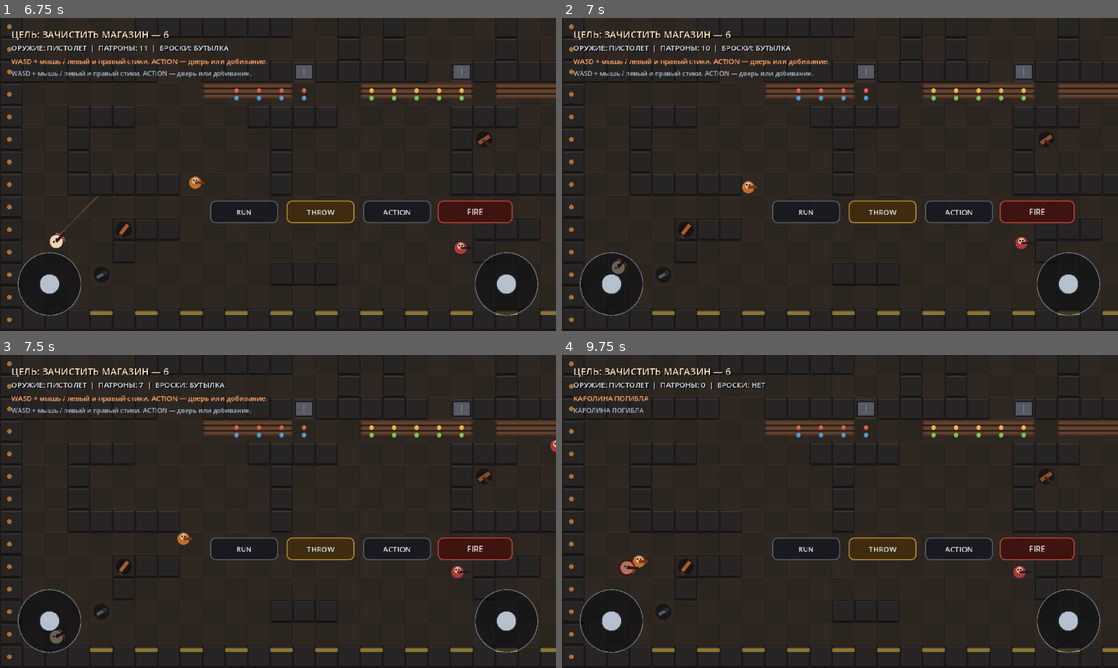
Above: before the commit, frames 1-4 (two rows, left to right).
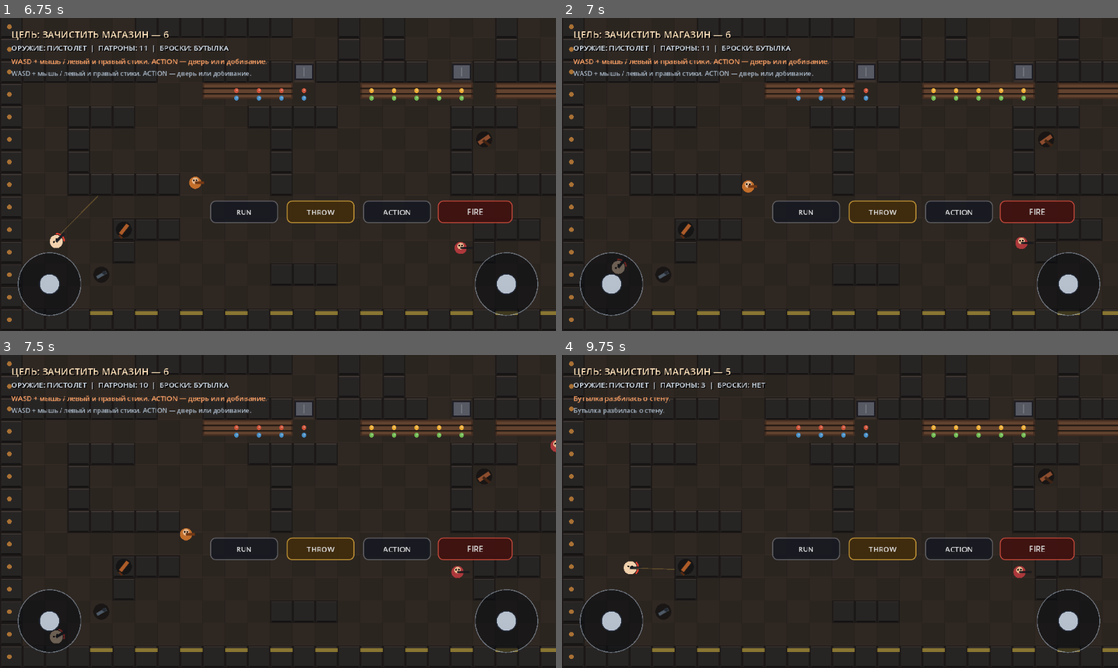
Above: after the commit, the same moments.

Repository: masterofmagic234/Arkon
Game: Godot game, scene res://scenes/level3_store.tscn
Same seed, same stepped clock (60 frames per second), same inputs: the game is played once before the commit and once after it.
Inputs (mouse positions are in pixels of both pictures, inside the frame that each line leads up to):
- Up to frame 1 (6.75 s): click "FIRE" at 0.5 s; click "ACTION" at 1.25 s; click "THROW" at 2 s; click "RUN" at 2.75 s; tap Enter at 3.5, 6.5, 6.6 s; drag from (50, 284) to (122, 230) at 3.52 s; drag from (505, 284) to (122, 230) at 4.27 s; move the mouse to (111, 127) at 5.02 s; hold A (l3_move_left) 5.03-5.75 s; hold Q 5.03-5.75 s; click (111, 127) at 5.17 s; tap Space at 5.75 s; drag from (305, 174) to (483, 140) at 5.77 s; move the mouse to (194, 96) at 6.52 s; hold S (l3_move_down) from 6.53 s (still down); click (194, 96) at 6.67 s
- Up to frame 2 (7 s): keep holding S (l3_move_down); tap Space at 6.77 s
- Up to frame 3 (7.5 s): release S (l3_move_down) at 7.25 s; drag from (400, 495) to (194, 433) at 7.27 s
- Up to frame 4 (9.75 s): move the mouse to (728, 527) at 8.02 s; hold W (l3_move_up) 8.03-8.75 s; hold Q 8.03-8.75 s; click (728, 527) at 8.17 s; drag from (895, 442) to (728, 527) at 8.77 s; tap Space at 9.5 s; move the mouse to (812, 574) at 9.52 s; hold D (l3_move_right) from 9.53 s (still down); tap Enter at 9.6 s; click (812, 574) at 9.67 s

Frame 1 is identical in both runs. In frame 2, less than 0.1% of the frame differs, in the area x 25-36%, y 8-56%; in frame 3, 0.3%; in frame 4, 0.6%, in the area x 2-31%, y 4-71%.

Commit message:
fix: stop desktop mouse firing from latching on

Diff:
--- a/scripts/level3_store.gd
+++ b/scripts/level3_store.gd
@@ -27,6 +27,7 @@
 var _mobile_move: Vector2 = Vector2.ZERO
 var _mobile_aim: Vector2 = Vector2.ZERO
 var _fire_held: bool = false
+var _mouse_fire_held: bool = false
 var _sprint_held: bool = false
 var _pending_action: bool = false
 var _pending_throw: bool = false
@@ -97,8 +98,7 @@
     var movement := _get_move_input()
     var aim := _get_aim_input()
 
-    var keyboard_fire := Input.is_mouse_button_pressed(MOUSE_BUTTON_LEFT)
-    _fire_held = _fire_held or keyboard_fire
+    _mouse_fire_held = Input.is_mouse_button_pressed(MOUSE_BUTTON_LEFT)
 
     var action_down := Input.is_key_pressed(KEY_E)
     if action_down and not _keyboard_action_down:
@@ -115,13 +115,14 @@
     if dialogue_active or _level_complete_started:
         movement = Vector2.ZERO
         _fire_held = false
+        _mouse_fire_held = false
         _pending_action = false
         _pending_throw = false
 
     player.set_input(
         movement,
         aim,
-        _fire_held,
+        _fire_held or _mouse_fire_held,
         _pending_action,
         _pending_throw,
         _sprint_held
